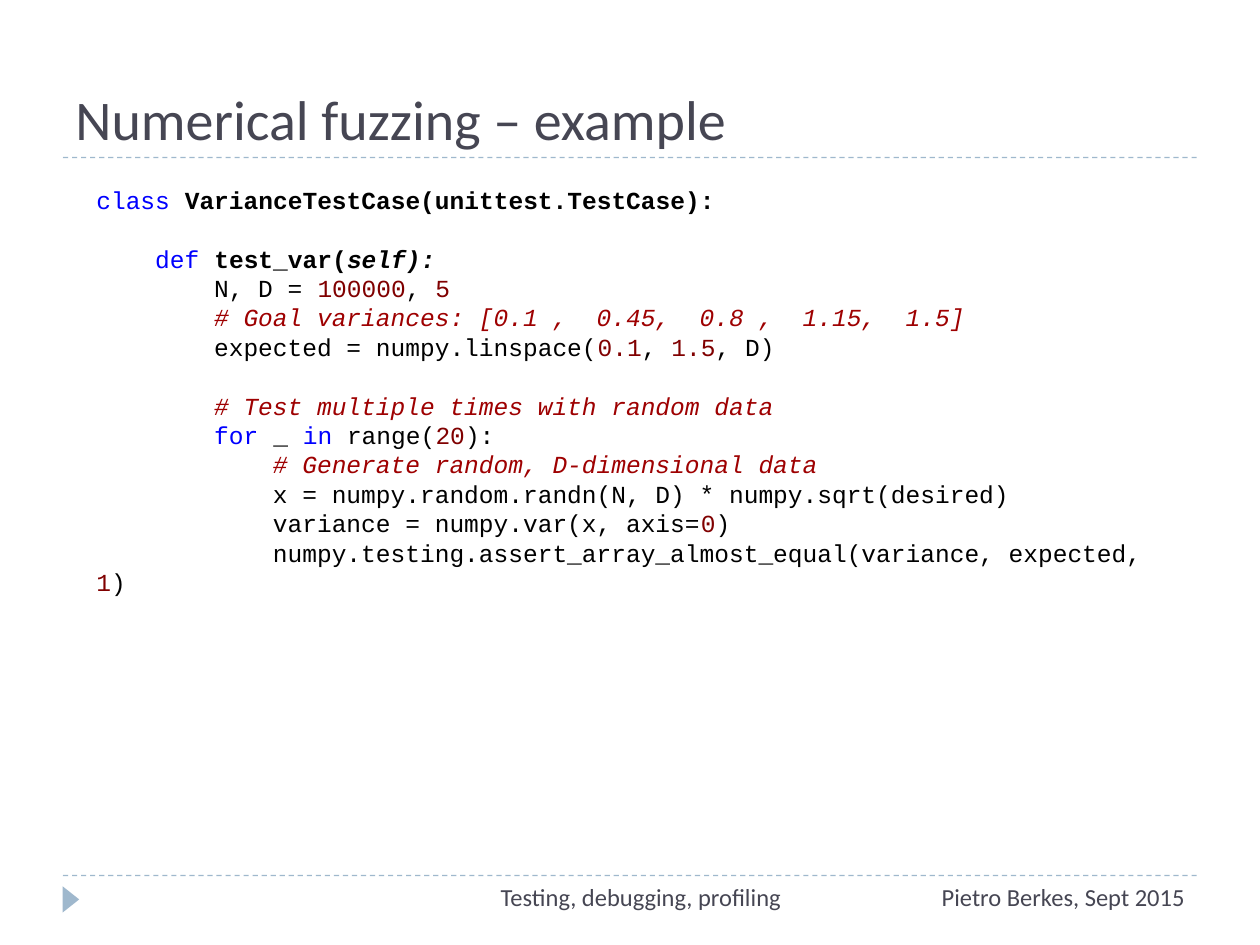
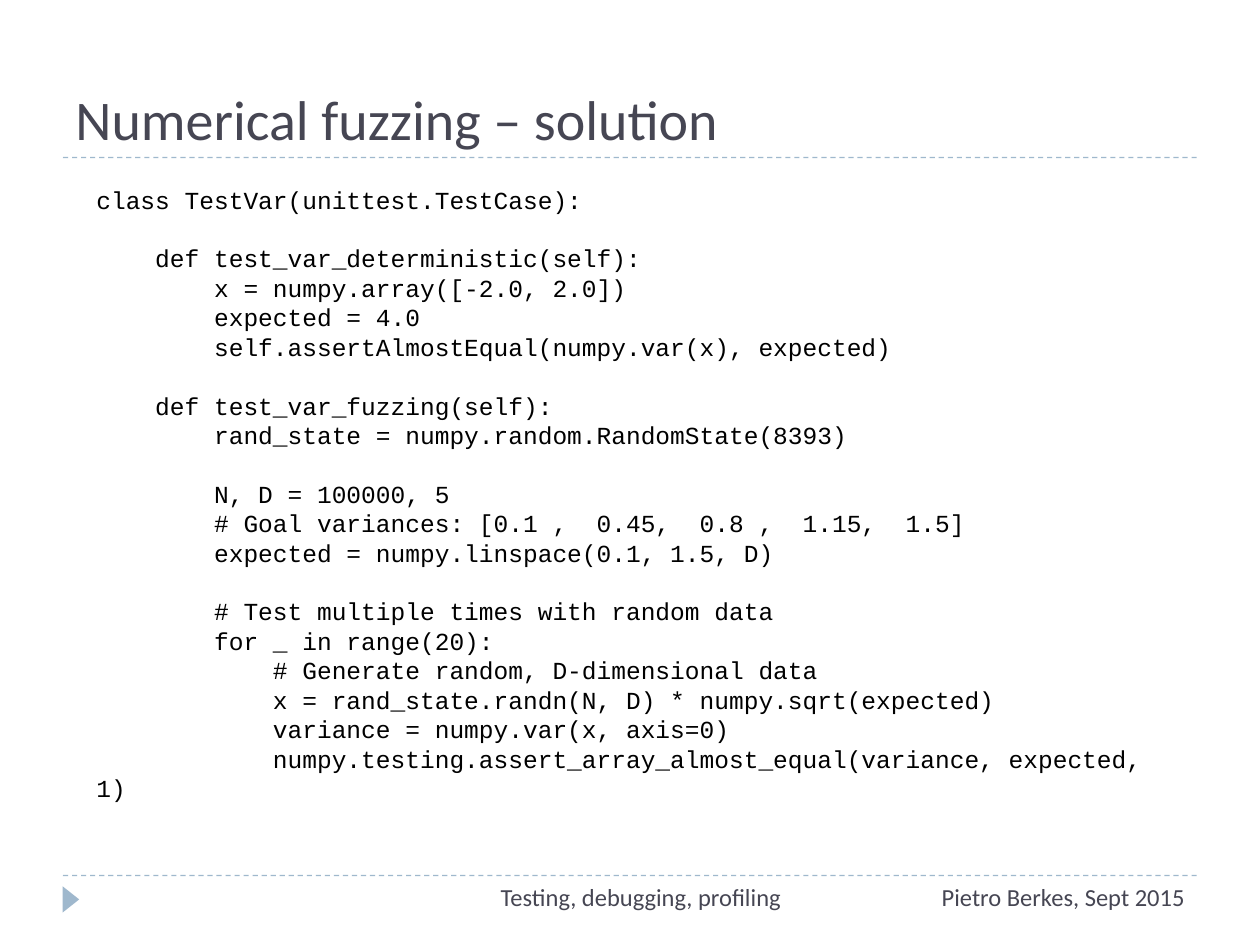
Before and after one commit to ASPP/testing_debugging_profiling, a slide deck: slide 44 of testing-debugging-profiling.pptx. Drawn at 1260x945 pixels with LibreOffice and Linux fonts; fonts in the diff are those of the drawing. Boxes give left, top, right and bottom in pixels: in the first picture for what was removed or moved away, otherwise in the second. Text is boxed around its words. In the diff, an @@ line names an element or a change of style, - is before the commit and + after.

Commit message:
Numerical fuzzing hands-on exercise

```diff
--- a/testing-debugging-profiling.pptx
+++ b/testing-debugging-profiling.pptx
@@ title at [75,101,718,150]: text changed @@
-Numerical fuzzing – example
+Numerical fuzzing – solution
@@ text at [96,191,891,449]: text changed; bold off @@
-class VarianceTestCase(unittest.TestCase):
-def test_var(self):
+class TestVar(unittest.TestCase):
+def test_var_deterministic(self):
+x = numpy.array([-2.0, 2.0])
+expected = 4.0
+self.assertAlmostEqual(numpy.var(x), expected)
+def test_var_fuzzing(self):
+rand_state = numpy.random.RandomState(8393)
@@ text at [96,486,1141,802]: text colour #800000 to #000000 in "100000, 5", "numpy.linspace(0.1, 1.5,", "range(20):", "axis=0)" and 1 more places; text colour #9E0001 to #000000, italic off in "# Goal variances: [0.1 , 0.45, 0.8 ...", "# Test multiple times with random data", "# Generate random, D-dimensional data"; text colour #0000FF to #000000 in "for in" @@
@@ text at [273,691,994,714]: text changed @@
-x = numpy.random.randn(N, D) * numpy.sqrt(desired)
+x = rand_state.randn(N, D) * numpy.sqrt(expected)
```
Also in this commit, not shown: 1 other file.
